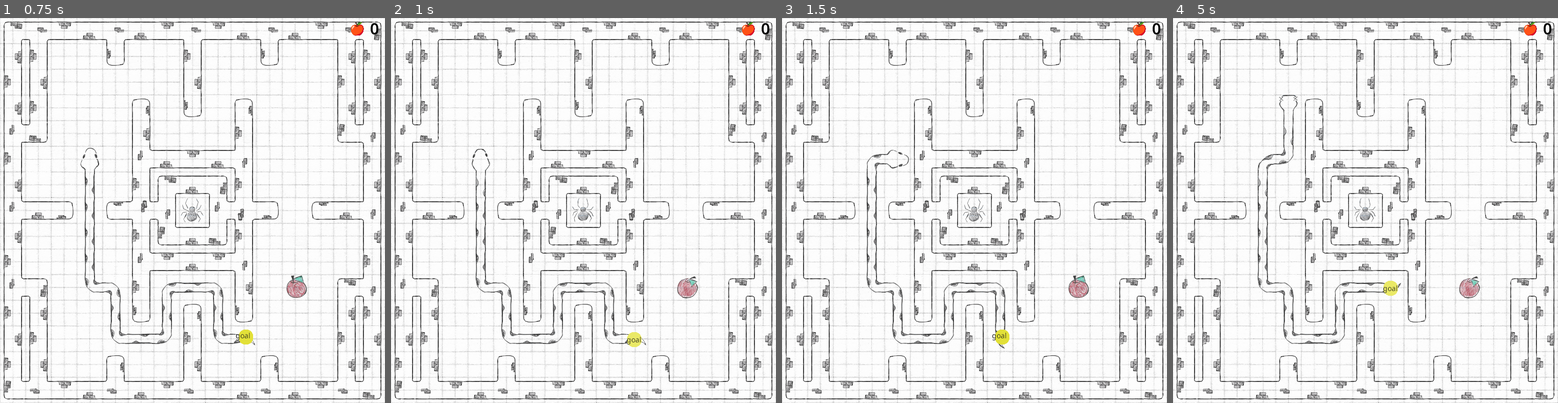
Above: before the commit, frames 1-4 (left to right).
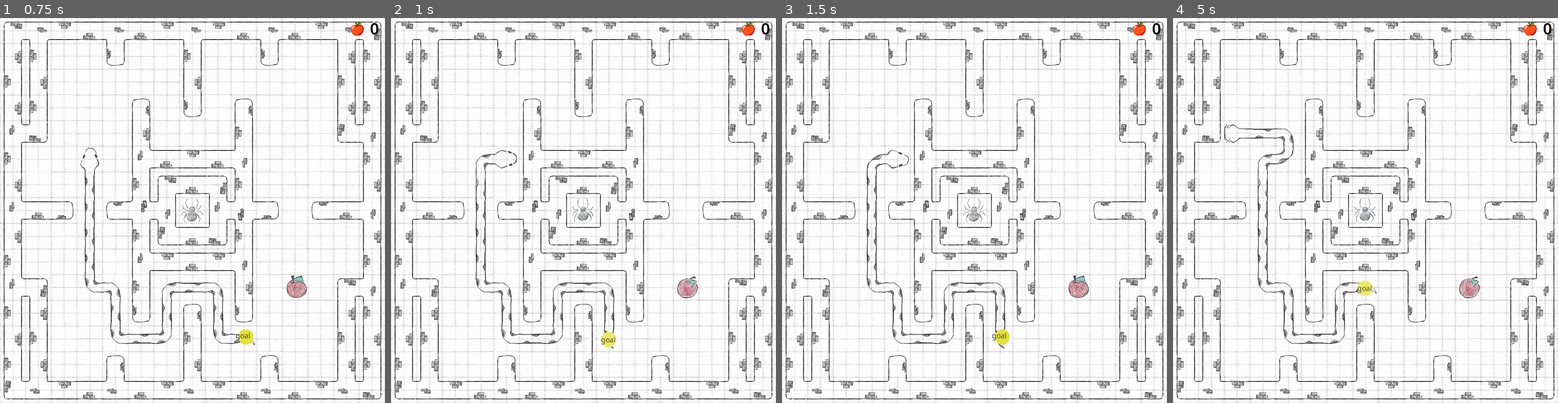
Above: after the commit, the same moments.

Repository: patribu7/It_is_a_snake_clone
Game: Godot game, scene res://scene/maps/map9.tscn
The game is run twice, just before and just after one commit, with the same random seed, the same clock (stepped at 60 frames per second) and the same inputs. This scene is started directly instead of the project's main scene.
Inputs:
- Up to frame 1 (0.75 s): tap Enter (ui_accept) at 0.5 s; hold Right (move_right) from 0.53 s (still down); tap Space (Space) at 0.6 s
- Up to frame 2 (1 s): keep holding Right (move_right); tap Enter (ui_accept) at 0.77 s
- Up to frame 3 (1.5 s): release Right (move_right) at 1.28 s; hold Escape (back) from 1.28 s (still down); tap Shift (action_for_shift) at 1.35 s
- Up to frame 4 (5 s): tap Enter (ui_accept) at 1.52, 2.75, 3.02, 3.77, 4.52 s; release Escape (back) at 2.03 s; hold Right (move_right) 2.03-2.78 s; tap Space (Space) at 2.1, 3.6 s; hold Up (move_up) 2.78-3.53 s; tap Shift (action_for_shift) at 2.85, 4.35 s; hold Left (move_left) from 3.53 s (still down)

Frame 1 is identical in both runs. In frame 2, 0.4% of the frame differs, in the area x 20-67%, y 34-86%; in frame 3, less than 0.1%; in frame 4, 0.7%, in the area x 13-60%, y 20-73%.

Commit message:
Fix maps

Diff:
--- a/scene/maps/map4.tscn
+++ b/scene/maps/map4.tscn
@@ -94,6 +94,8 @@
 
 [node name="Map" type="Node"]
 script = ExtResource("1_qt48h")
+start_timeout = 0.6
+apples_to_unloack_goal = 0
 
 [node name="Background" type="TileMap" parent="."]
 z_index = -1
--- a/scene/maps/map9.tscn
+++ b/scene/maps/map9.tscn
@@ -94,8 +94,7 @@
 [node name="Map" type="Node"]
 process_mode = 1
 script = ExtResource("1_gsi7i")
-start_timeout = 0.8
-decr_timeout = 0.1
+start_timeout = 0.6
 
 [node name="Background" type="TileMap" parent="."]
 z_index = -1
Not shown, changed: scenarios/description/desc11.txt
